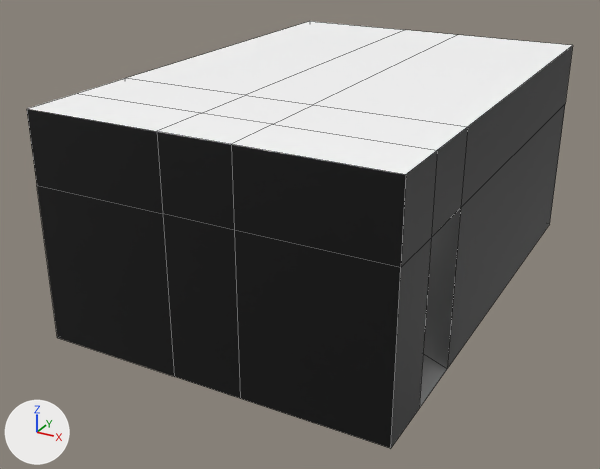
The FBX model Assets/Environment/SM_Room_T.fbx as it was, and as the next commit left it.
Camera for both pictures: a 50 mm lens placed at (11.52, -5.76, 5.95), pointed at (5.89, 4.47, 0.83). The axes (+X, +Y, +Z) are drawn at lower left. The lights are the same throughout. Mesh edges are drawn as thin lines. Where no turn or scale is listed for an object, it has been applied to the vertices.

The older version as bpy lines, for what is in view:
```python
me_mesh = bpy.data.meshes.new('Mesh')
me_mesh.from_pydata(...)  # 44 vertices, 39 faces; spans x -2.5..2.5, y -7.37..0.0, z 0.0..3.25
# faces by material slot: [9, 21, 9]
me_mesh.materials.append(mat_lambert107)  # grey #bcbcbc
me_mesh.materials.append(mat_lambert108)  # black #000000
me_mesh.materials.append(mat_lambert109)  # white #ffffff
ob_sm_room_t = bpy.data.objects.new('SM_Room_T', me_mesh)
ob_sm_room_t.location = (6.25, 8.75, 0.0)
```
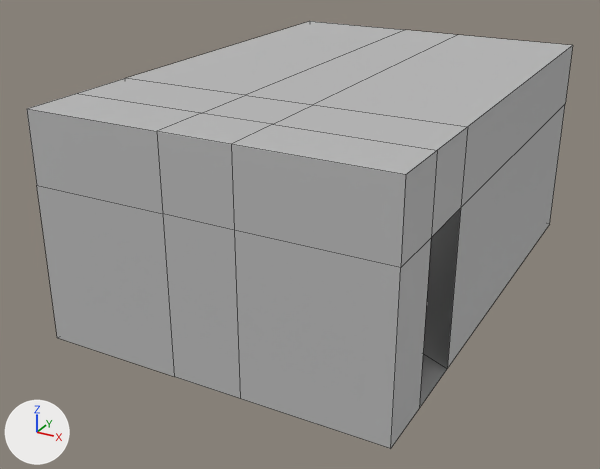
Edits to the bpy script that builds the scene:
```text
Change me_mesh:
    where me_mesh.from_pydata(...)  # 44 vertices, 39 faces; spans x -2.5..2.5, y -7.37..0.0, z 0.0..3.25
    used by ob_sm_room_t; location = (6.25, 8.75, 0.0)
    me_mesh part 1: all 21 faces that had it switch from mat_lambert108 (black #000000) to mat_lambert107 (grey #bcbcbc)
    me_mesh part 2: all 9 faces that had it switch from mat_lambert109 (white #ffffff) to mat_lambert107 (grey #bcbcbc)
```

Location of each change, (x1, y1, x2, y2) in pixels of the pictures (600 x 469 px):
part 1 of me_mesh, recoloured (black to grey): (27, 46, 573, 448) in both
part 2 of me_mesh, recoloured (white to grey): (28, 21, 573, 175) in both
